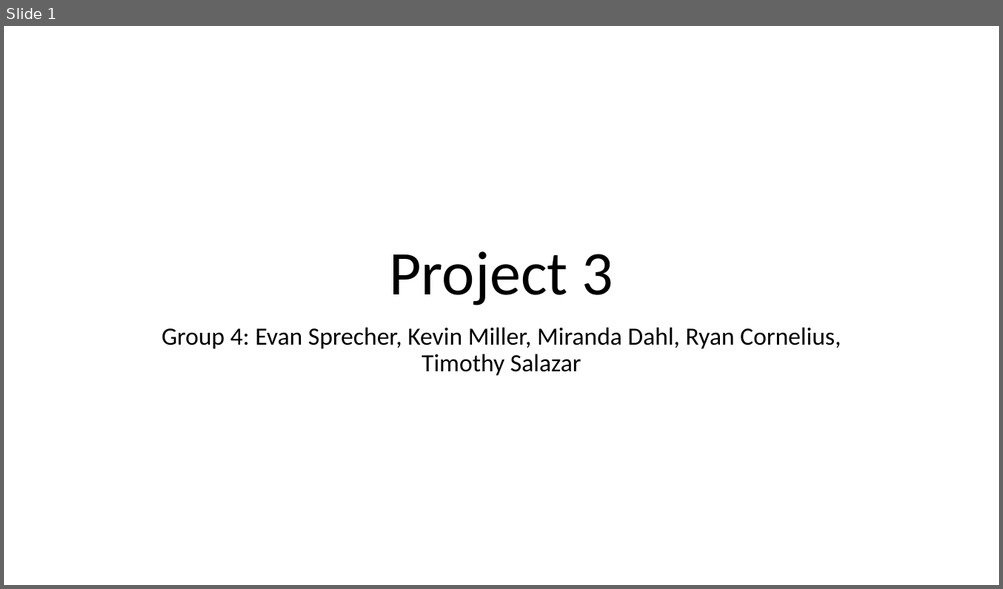
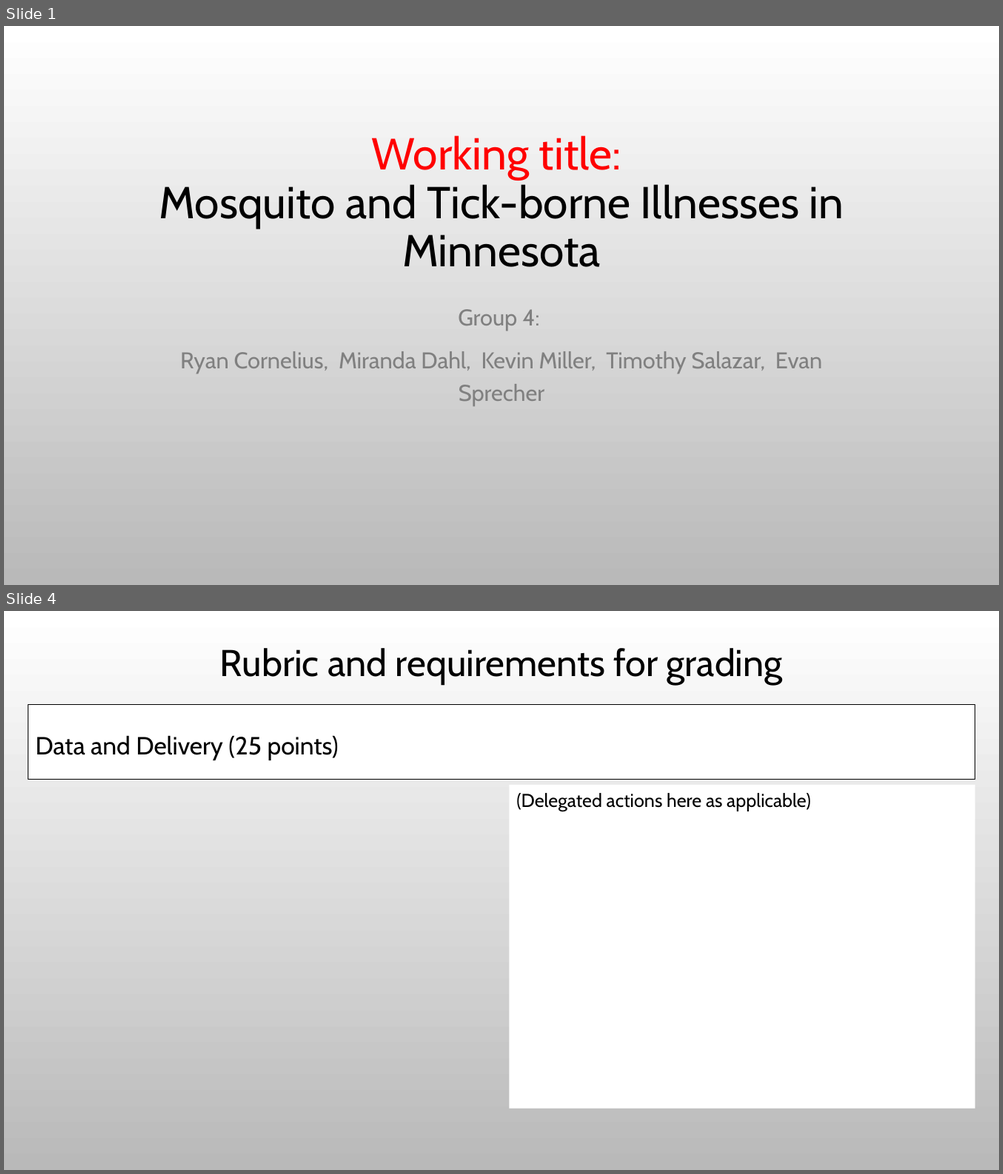
Before and after one commit to Evdawg/Project_3_Mosquito-borne_Diseases, a slide deck: Project_3_proposal.pptx. Shown one above the other, each under a label of ours: slide 1 before the commit, slides 1 and 4 after it; the slides between them are not shown. The pictures are 1003x589 and 1003x1174 pixels, drawn with LibreOffice and Linux fonts; fonts in the diff are those of the drawing; background and template pictures are left out. Boxes give left, top, right and bottom in pixels: in the first picture for what was removed or moved away, otherwise in the second. Text is boxed around its words. In the diff, an @@ line names an element or a change of style, - is before the commit and + after.

```diff
--- a/Project_3_proposal.pptx
+++ b/Project_3_proposal.pptx
@@ slide 4 added at <box>4,611,999,1170</box>, background picture (left out) @@
@@ title added at <box>220,648,782,684</box>, 36 pt, text #000000 @@
+Rubric and requirements for grading
@@ text added at <box>28,705,976,780</box>, fill #FFFFFF, outline #000000 0.75 pt, 24 pt, text #000000 @@
+Data and Delivery (25 points)
@@ rectangle added at <box>509,785,975,1109</box>, fill #FFFFFF, 18 pt, text #000000 @@
+(Delegated actions here as applicable)
@@ slide 1 changed as well @@
@@ background #FFFFFF to picture (left out) @@
@@ title at <box>159,136,844,267</box>: text changed; size 60 to 43.2 pt; font Calibri to Cabin @@
-Project 3
+Working title:
+Mosquito and Tick-borne Illnesses in Minnesota
@@ subtitle at <box>180,309,822,406</box>: text changed; size 24 to 22 pt; font Calibri to Cabin; text colour #000000 to #808080 @@
-Group 4: Evan Sprecher, Kevin Miller, Miranda Dahl, Ryan Cornelius, Timothy Salazar
+Group 4:
+Ryan Cornelius, Miranda Dahl, Kevin Miller, Timothy Salazar, Evan Sprecher
```
Also in this commit, not shown: 2 other slides changed, 3 other slides added, 2 slides removed.
